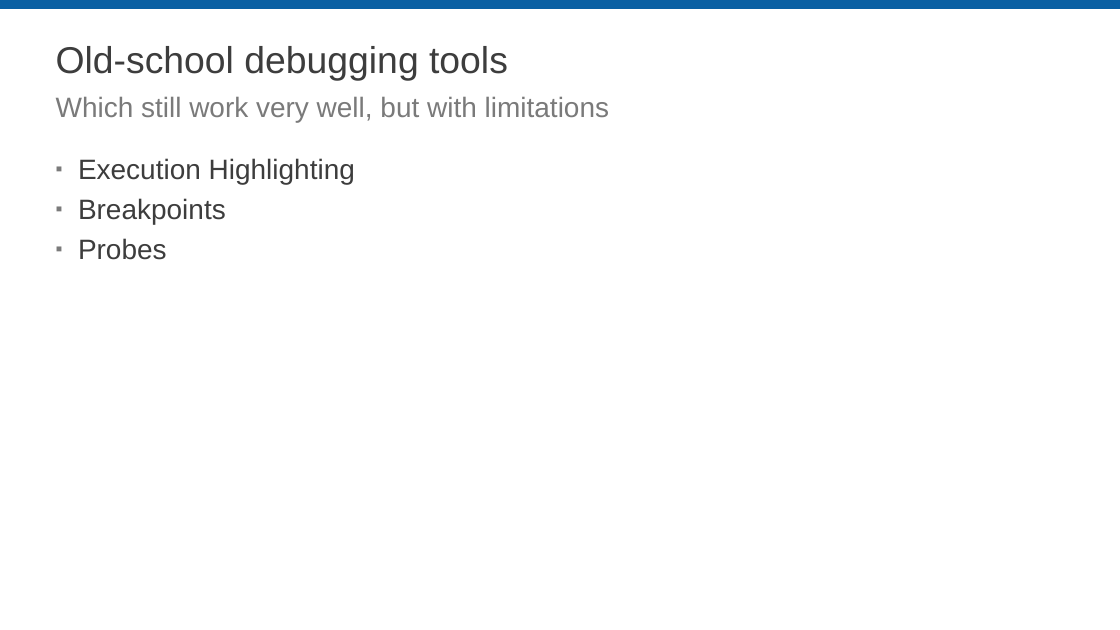
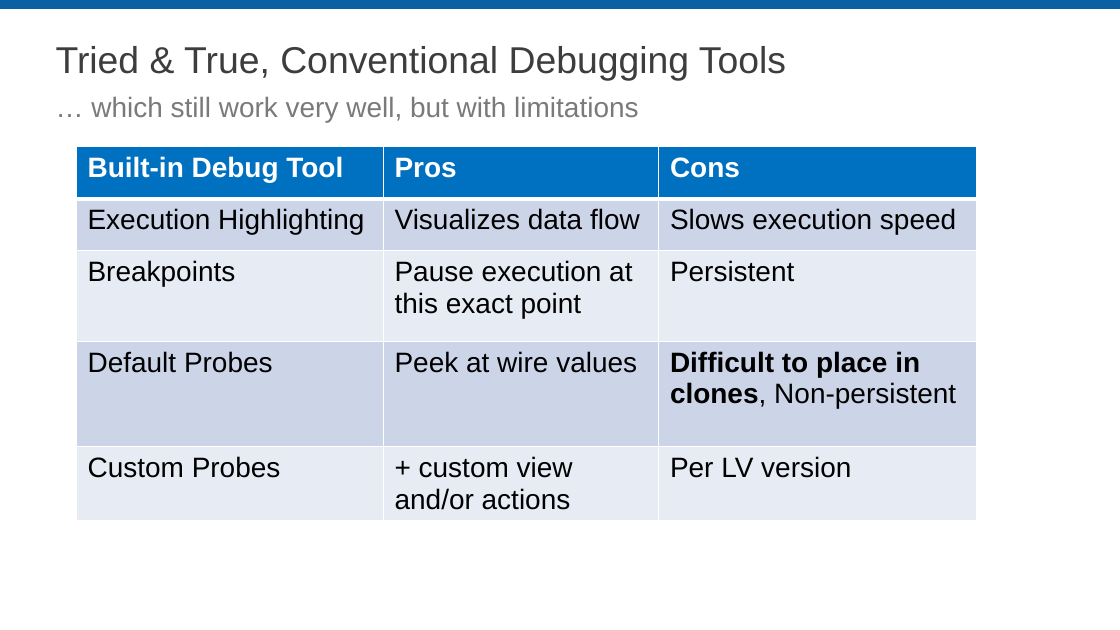
Before and after one commit to sandialabs/LVTM, a slide deck: slide 8 of Documentation/LVTM_NIWeek_2017.pptx. Drawn at 1120x630 pixels with LibreOffice and Linux fonts; fonts in the diff are those of the drawing; background and template pictures are left out. Boxes give left, top, right and bottom in pixels: in the first picture for what was removed or moved away, otherwise in the second. Text is boxed around its words. In the diff, an @@ line names an element or a change of style, - is before the commit and + after.

Commit message:
Capture of topics for Tim & Ravi to discuss More content for PowerPoint, but still far from complete
--HG--
branch : LVTNet

```diff
--- a/Documentation/LVTM_NIWeek_2017.pptx
+++ b/Documentation/LVTM_NIWeek_2017.pptx
@@ title at box(56, 46, 786, 81): text changed @@
-Old-school debugging tools
+Tried & True, Conventional Debugging Tools
@@ text at box(91, 97, 638, 122): text changed @@
-Which still work very well, but with limitations
+… which still work very well, but with limitations
@@ table added at box(76, 147, 977, 532), 5 rows, 3 columns @@
+Built-in Debug Tool | Pros | Cons
+Execution Highlighting | Visualizes data flow | Slows execution speed
+Breakpoints | Pause execution at this exact point | Persistent
+Default Probes | Peek at wire values | Difficult to place in clones, Non-persistent
+Custom Probes | + custom view and/or actions | Per LV version
@@ text removed at box(78, 158, 355, 260) @@
-▪ Execution Highlighting
-▪ Breakpoints
-▪ Probes
```
Also in this commit, not shown: 2 other files.
